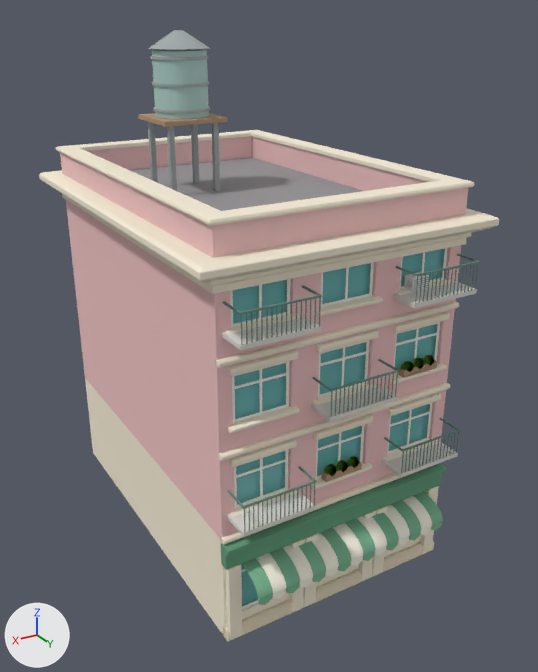
An edit to the glTF model Assets/TumbangPreso/Art/Kanto/Models/shophouse_rose_3.glb, drawn before and after from the same camera.
Rendered twice from a 50 mm lens placed at (18.4, 17.8, 20.0), pointed at (4.3, -5.7, 8.2). The lights are fixed; the arrows at lower left show +X, +Y and +Z. The picture after the commit comes second. Vertices at exactly the same position are counted once.

In view in the first picture: 'awnings', 'frames', 'props', 'shell', 'trim' and 1 more.
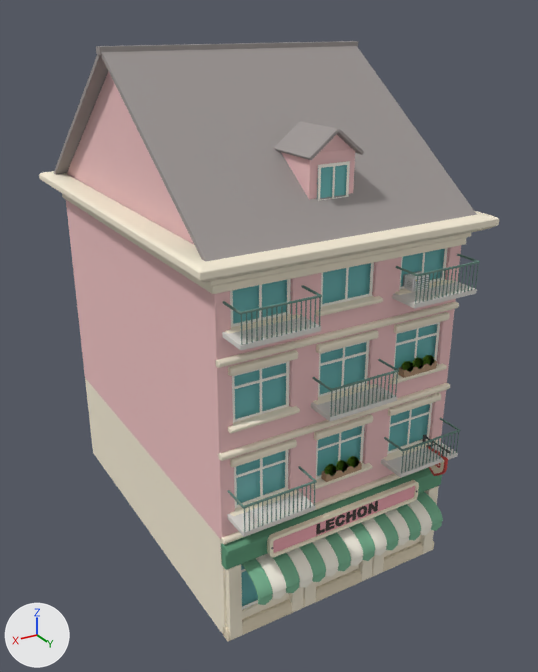
Where the change shows, as pixel boxes [x1, y1, x2, y2] in the pictures (538 x 672 px; the box of a moved part takes in the faces that stretch with it):
'props', reshaped (24% wider)
    before: [138, 30, 480, 537]
    after: [54, 41, 480, 537]
'trim', reshaped (8% shorter)
    before: [39, 130, 499, 641]
    after: [39, 171, 499, 641]
'sign_lechon', added
    after: [267, 480, 419, 557]
    faces in mat_sign_cream (pale yellow #f8efd4): [267, 480, 419, 557]
    faces in mat_sign_pink (pink #f1aab3): [273, 486, 415, 553]
'sign_lechon_text', added
    after: [316, 501, 378, 535]
'blade_lechon', added
    after: [423, 434, 450, 476]
    faces in mat_sign_red (red #cb453f): [426, 446, 448, 476]
part 1 of me_shell, recoloured
    before: [130, 157, 363, 211]
part 2 of me_trim, deleted (pale yellow)
    before: [56, 130, 475, 226]
part 3 of me_trim, deleted (pink)
    before: [60, 137, 468, 258]
part 4 of me_props, moved or reshaped
    before: [138, 113, 228, 126]
    after: [96, 41, 358, 55]
part 5 of me_props, added
    after: [274, 121, 338, 160]
part 6 of me_props, added
    after: [101, 46, 477, 261]
part 7 of me_props, added
    after: [54, 54, 108, 174]
part 8 of me_props, added
    after: [301, 121, 364, 155]
part 9 of me_props, added (pink)
    after: [281, 149, 355, 199]
part 10 of me_props, added (cyan)
    after: [317, 165, 347, 199]
part 11 of me_props, added (pink)
    after: [67, 71, 194, 244]
part 12 of me_props, added
    after: [320, 134, 352, 152]
part 13 of me_props, deleted
    before: [147, 30, 220, 191]

Edits to the bpy script that builds the scene:
```text
Add mat_roof_warm:
    mat_roof_warm = principled_material('roof_warm')
    mat_roof_warm.base_color = (0.5, 0.42, 0.36)  # grey #bcada2
    mat_roof_warm.roughness = 0.8
Change me_shell:
    where me_shell.from_pydata(...)  # 1028 vertices, 2052 faces; spans x 0.0..9.5, y -14.0..0.0, z 0.0..13.8
    me_shell part 1: all 54 faces that had it switch from mat_roof (grey #959395) to mat_roof_warm (grey #bcada2)
Change me_trim:
    remove me_trim.from_pydata(...)  # 2476 vertices, 4836 faces; spans x -0.8..10.3, y -14.8..0.8, z 0.0..15.0
    add me_trim.from_pydata(...)  # 2216 vertices, 4316 faces; spans x -0.8..10.3, y -14.8..0.8, z 0.0..13.8
    me_trim part 2: the loose piece of 148 vertices spanning x -0.2..9.7, y -14.2..0.2, z 14.8..15.0 is deleted
    me_trim part 3: the loose piece of 112 vertices spanning x 0.0..9.5, y -14.0..0.0, z 13.7..14.8 is deleted
    remove me_trim.materials.append(mat_plaster_rose)  # pink #f1c4c4
Change me_props:
    remove me_props.from_pydata(...)  # 8228 vertices, 15934 faces; spans x 0.22..9.28, y -9.93..1.11, z 4.99..19.5
    add me_props.from_pydata(...)  # 7912 vertices, 15299 faces; spans x -0.4..9.9, y -14.59..1.11, z 4.99..19.08
    me_props part 4: the loose piece of 56 vertices spanning x 5.02..7.52, y -9.93..-7.43, z 16.38..16.54 is multiplied about its middle by the matrix ((4.129, 0.0, 0.0), (0.0, 0.134, 0.0), (0.0, 0.0, 1.522)), then moved by (-1.52, 1.68, 2.5), in mat_roof_tile_grey (grey #9e9795)
    me_props part 5: the loose piece of 56 vertices spanning x 5.02..7.52, y -9.93..-7.43, z 16.38..16.54 is copied, and the copy is multiplied about its middle by the matrix ((0.393, 0.0, 0.375), (0.0, 0.84, 0.0), (-0.307, 0.0, 0.48)), then moved by (-1.02, 6.78, -0.02), in mat_roof_tile_grey (grey #9e9795); it spans x 4.73..5.77, y -2.95..-0.85, z 16.02..16.86
    me_props part 6: a new loose piece of 56 vertices spanning x -0.33..9.83, y -7.04..0.59, z 13.44..19.0, in mat_roof_tile_grey (grey #9e9795)
    me_props part 7: a new loose piece of 56 vertices spanning x -0.33..9.83, y -14.59..-6.96, z 13.44..19.0, in mat_roof_tile_grey (grey #9e9795)
    me_props part 8: a new loose piece of 56 vertices spanning x 3.73..4.77, y -2.95..-0.85, z 16.02..16.86, in mat_roof_tile_grey (grey #9e9795)
    me_props part 9: a new loose piece of 56 vertices spanning x 3.9..5.6, y -2.9..-1.1, z 14.09..16.19, in mat_plaster_rose (pink #f1c4c4)
    me_props part 10: a new loose piece of 56 vertices spanning x 4.2..5.3, y -1.14..-1.08, z 14.69..15.79, in mat_glass (cyan #6fbcbc)
    me_props part 11: a new loose piece of 42 vertices spanning x 9.04..9.34, y -14.02..0.02, z 13.78..18.79, in mat_plaster_rose (pink #f1c4c4)
    me_props part 12: a new loose piece of 42 vertices spanning x 3.9..5.6, y -1.43..-1.13, z 16.14..16.85, in mat_plaster_rose (pink #f1c4c4)
    me_props part 13: 9 loose pieces with 784 vertices, spanning x 5.15..7.39, y -9.8..-7.56, z 13.8..19.5, are deleted
    other edits to the shape of me_props do not show in these pictures
    remove me_props.materials.append(mat_tank)  # cyan #aacbc5
    add me_props.materials.append(mat_roof_tile_grey)  # grey #9e9795
    add me_props.materials.append(mat_plaster_rose)  # pink #f1c4c4
    add me_props.materials.append(mat_glass)  # cyan #6fbcbc
Add ob_blade_lechon:
    ob_blade_lechon = bpy.data.objects.new('blade_lechon', me_blade_lechon)  # 1150 vertices, 2272 faces; spans x 0.84..0.96, y -0.02..1.325, z 4.178..5.56; in mat_sign_iron (dark grey #4b4b4b), mat_sign_cream (pale yellow #f8efd4), mat_sign_red (red #cb453f)
    ob_blade_lechon.location = (0.0, 0.0, 0.0)
Add ob_sign_lechon_text:
    ob_sign_lechon_text = bpy.data.objects.new('sign_lechon_text', me_sign_lechon_text)  # 1362 vertices, 2704 faces; spans x 3.41..6.09, y 0.5..0.54, z 3.4..3.85; in mat_sign_ink (brown #3f3530)
    ob_sign_lechon_text.location = (0.0, 0.0, 0.0)
Add ob_sign_lechon:
    ob_sign_lechon = bpy.data.objects.new('sign_lechon', me_sign_lechon)  # 720 vertices, 1424 faces; spans x 1.5..8.0, y 0.38..0.59, z 3.2..4.05; in mat_sign_cream (pale yellow #f8efd4), mat_sign_pink (pink #f1aab3), mat_sign_iron (dark grey #4b4b4b)
    ob_sign_lechon.location = (0.0, 0.0, 0.0)
```
